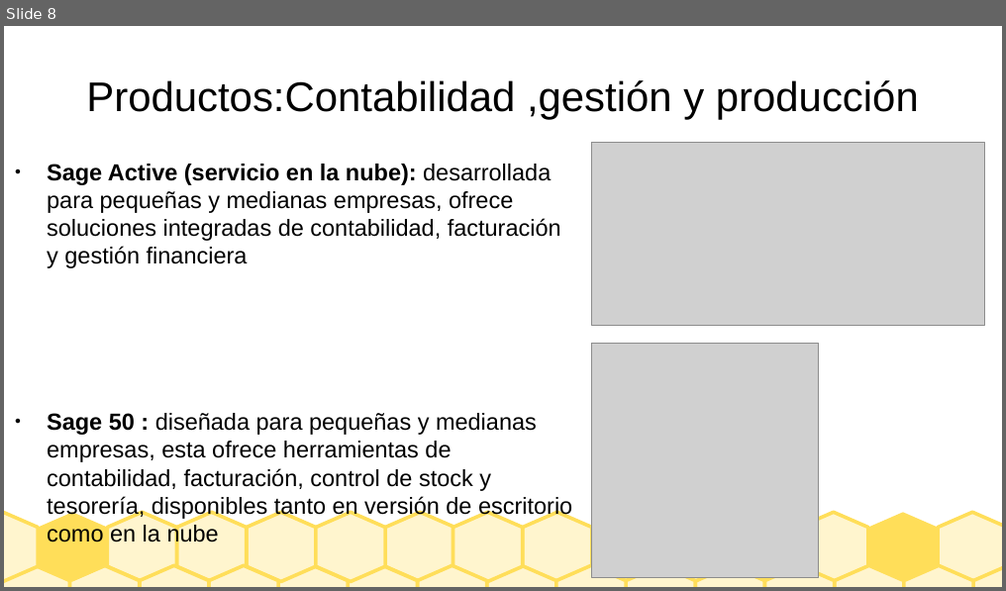
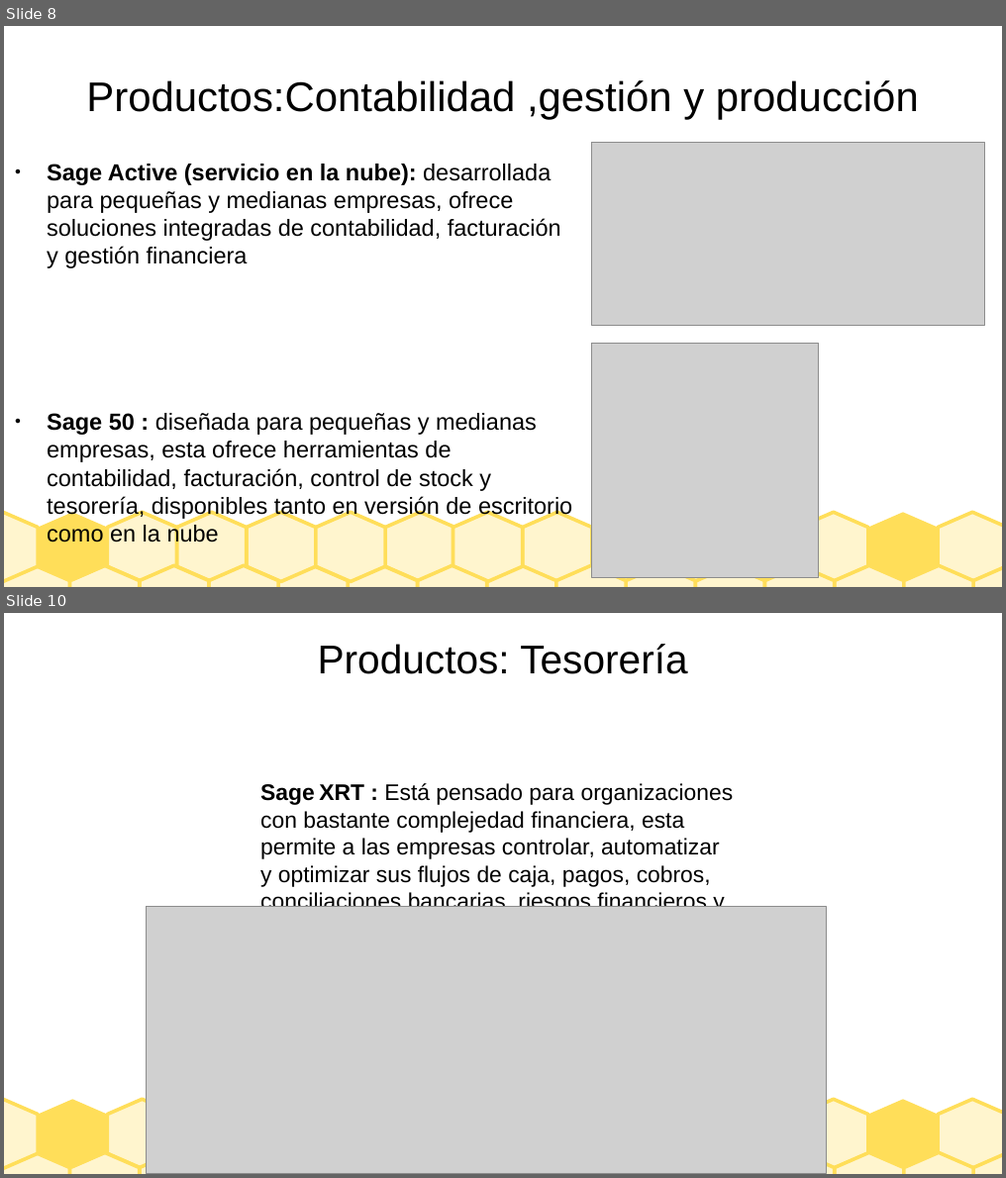
Before and after one commit to Borja-68/asignaturas, a slide deck: sistemas empresa/Presentacion_SAGE.odp. Shown one above the other, each under a label of ours: slide 8 before the commit, slides 8 and 10 after it; the slides between them are not shown. The pictures are 1006x591 and 1006x1178 pixels, drawn with LibreOffice and Linux fonts; fonts in the diff are those of the drawing; grey boxes stand for pictures. Boxes give left, top, right and bottom in pixels: in the first picture for what was removed or moved away, otherwise in the second. Text is boxed around its words. In the diff, an @@ line names an element or a change of style, - is before the commit and + after.

```diff
--- a/sistemas empresa/Presentacion_SAGE.odp
+++ b/sistemas empresa/Presentacion_SAGE.odp
@@ slide 10 added at [4,613,1002,1174], background #FFFFFF; not listed: 21 template elements that a slide beside it also shows @@
@@ title added at [318,644,687,674], 32 pt, text #000000 @@
+Productos: Tesorería
@@ text added at [260,783,734,907], 18 pt, text #000000 @@
+Sage XRT : Está pensado para organizaciones con bastante complejedad financiera, esta permite a las empresas controlar, automatizar y optimizar sus flujos de caja, pagos, cobros, conciliaciones bancarias, riesgos financieros y conectividad bancaria.
@@ picture added at [147,907,827,1174] @@
```
Also in this commit, not shown: 1 slide changed, 4 other slides added, 1 slide removed.
